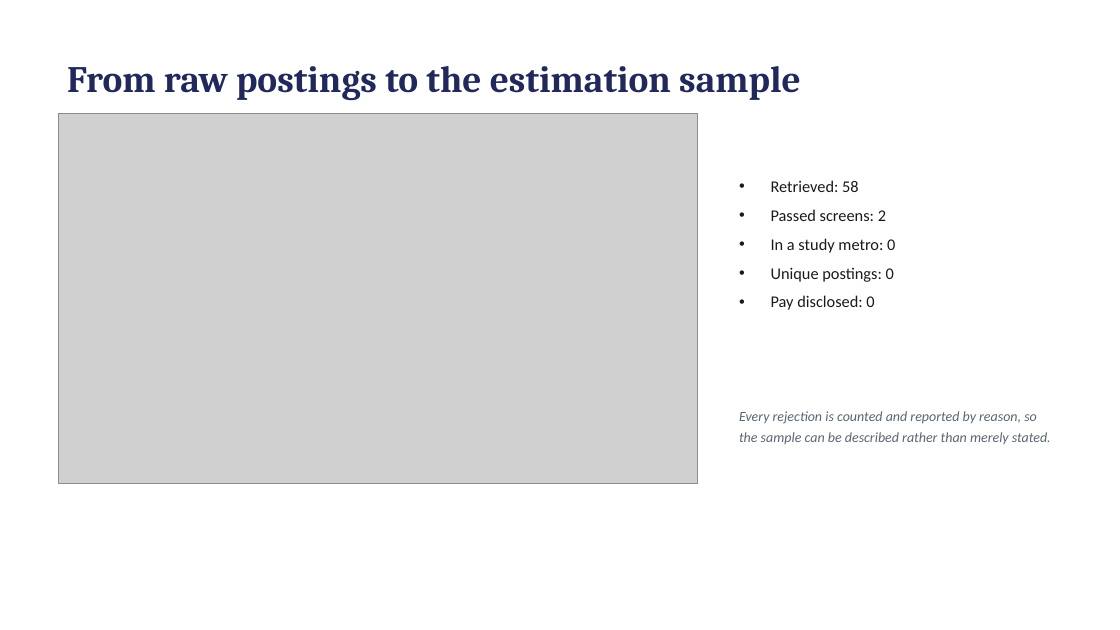
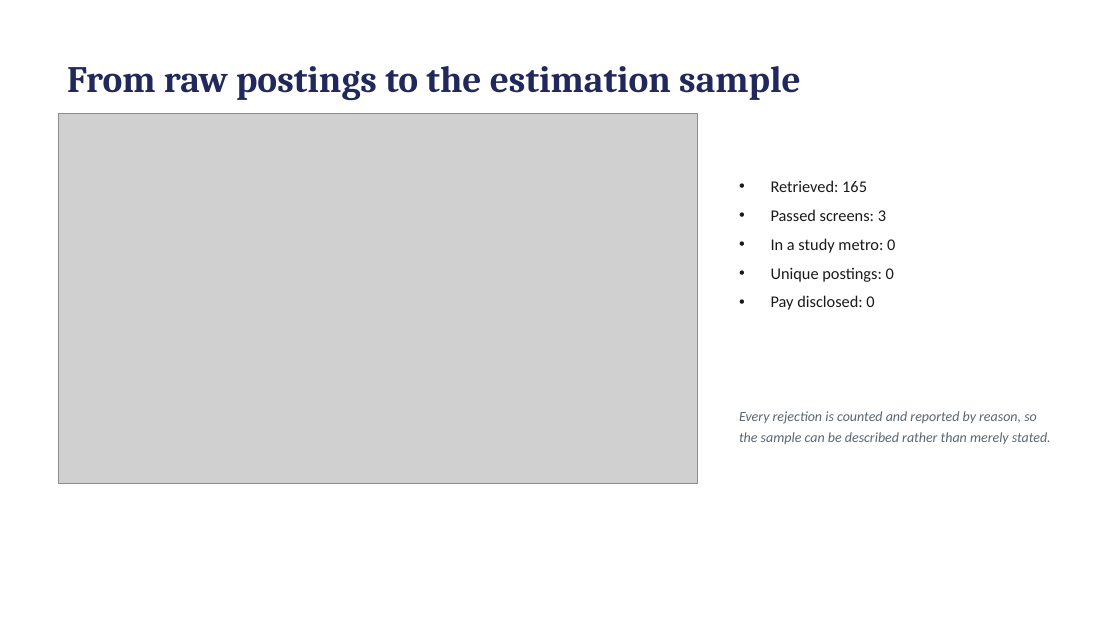
Before and after one commit to hendeal-cyber/Modern-Labor-Market-Data-Submission, a slide deck: slide 5 of paper/presentation.pptx. Drawn at 1120x630 pixels with LibreOffice and Linux fonts; fonts in the diff are those of the drawing; grey boxes stand for pictures. Boxes give left, top, right and bottom in pixels: in the first picture for what was removed or moved away, otherwise in the second. Text is boxed around its words. In the diff, an @@ line names an element or a change of style, - is before the commit and + after.

```diff
--- a/paper/presentation.pptx
+++ b/paper/presentation.pptx
@@ text at (771,180,886,221): text changed @@
-• Retrieved: 58
-• Passed screens: 2
+• Retrieved: 165
+• Passed screens: 3
```
Also in this commit, not shown: 10 other files.
